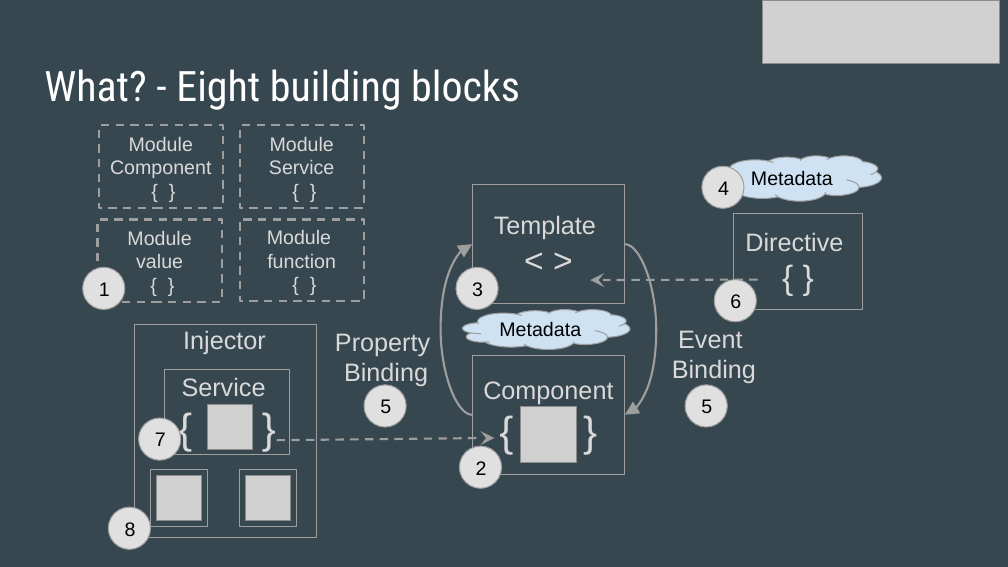
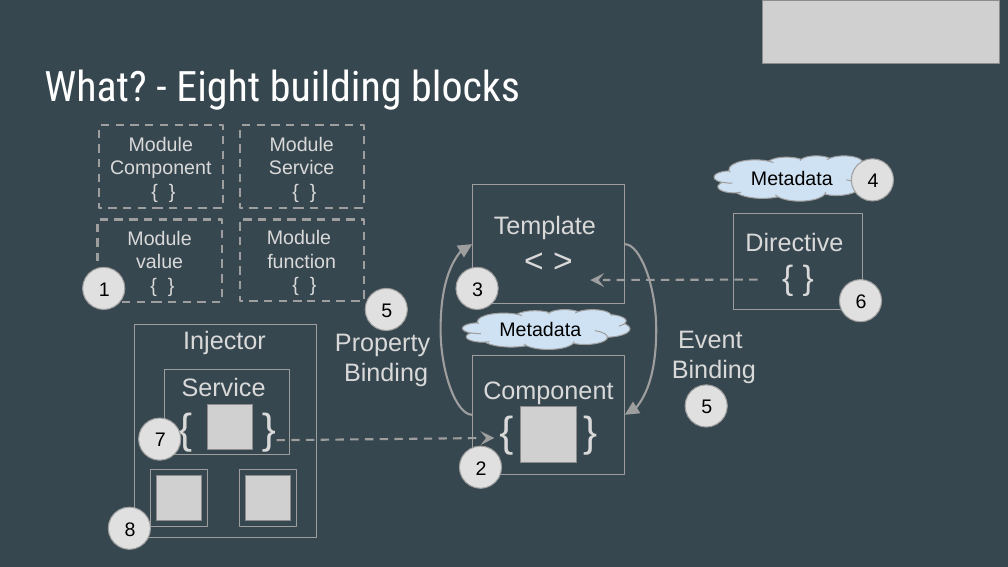
Before and after one commit to luthramanisha/angular2-tour, a slide deck: slide 7 of angular2-tour/ppt/AngularJS.pptx. Drawn at 1008x567 pixels with LibreOffice and Linux fonts; fonts in the diff are those of the drawing; grey boxes stand for pictures. Boxes give left, top, right and bottom in pixels: in the first picture for what was removed or moved away, otherwise in the second. Text is boxed around its words. In the diff, an @@ line names an element or a change of style, - is before the commit and + after.

```diff
--- a/angular2-tour/ppt/AngularJS.pptx
+++ b/angular2-tour/ppt/AngularJS.pptx
@@ ellipse "4": place and size @@
-ellipse "4" at box(702, 166, 744, 209)
+ellipse "4" at box(852, 159, 894, 202)
@@ ellipse "5": place and size @@
-ellipse "5" at box(364, 385, 406, 427)
+ellipse "5" at box(365, 288, 407, 331)
@@ ellipse "6": place and size @@
-ellipse "6" at box(715, 279, 757, 322)
+ellipse "6" at box(840, 279, 882, 322)
```
Also in this commit, not shown: 8 other slides changed, 1 slide added, 3 other files.
